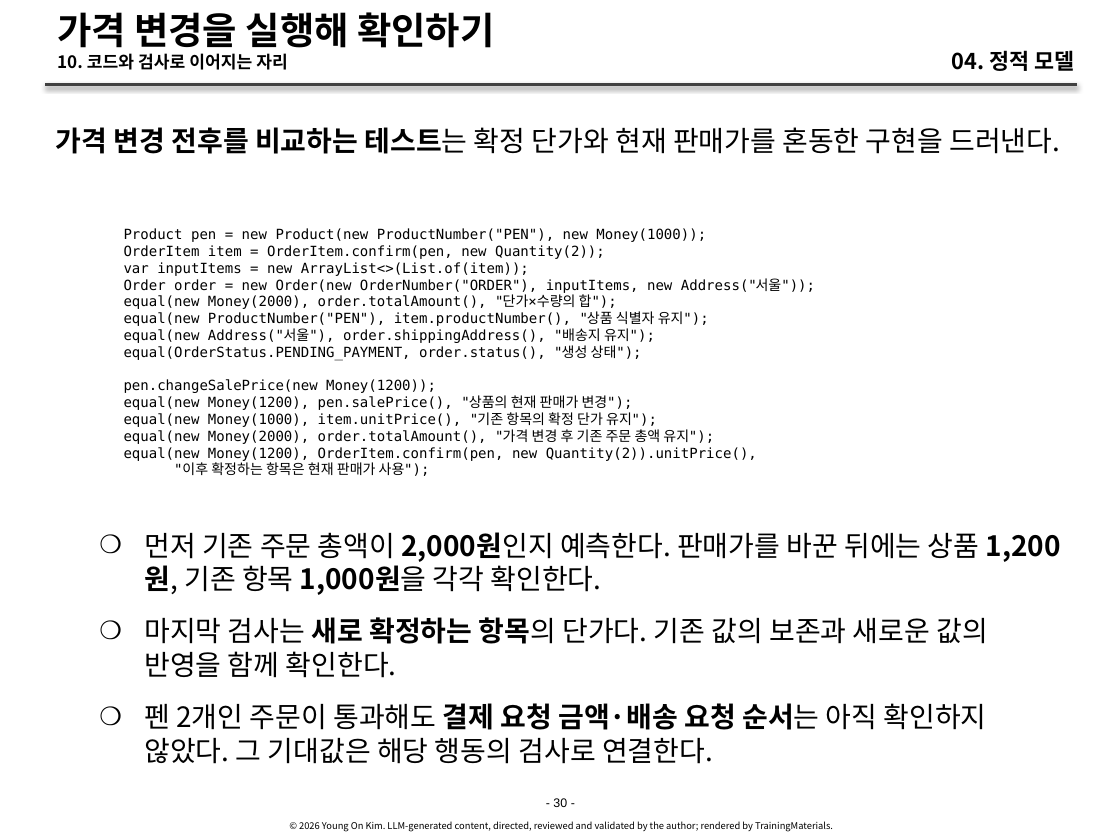
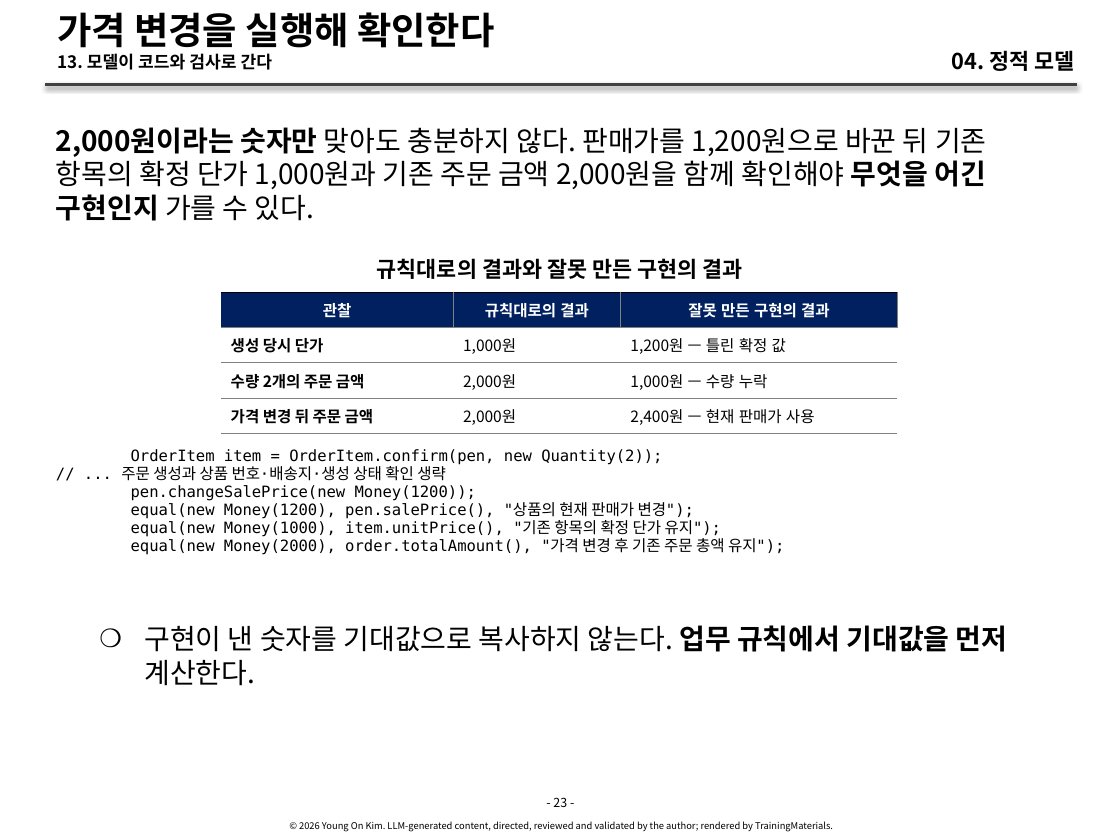
Before and after one commit to YoungSan77/TrainingMaterials, a slide deck: slide 23 of courses/ai-native/sessions/s04.pptx (slide 30 before the commit). Drawn at 1120x840 pixels with LibreOffice and Linux fonts; fonts in the diff are those of the drawing. Boxes give left, top, right and bottom in pixels: in the first picture for what was removed or moved away, otherwise in the second. Text is boxed around its words. In the diff, an @@ line names an element or a change of style, - is before the commit and + after.

```diff
--- a/courses/ai-native/sessions/s04.pptx
+++ b/courses/ai-native/sessions/s04.pptx
@@ title at <box>57,12,494,70</box>: text changed @@
-가격 변경을 실행해 확인하기
-10. 코드와 검사로 이어지는 자리
+가격 변경을 실행해 확인한다
+13. 모델이 코드와 검사로 간다
@@ text removed at <box>56,127,1060,154</box> @@
-가격 변경 전후를 비교하는 테스트는 확정 단가와 현재 판매가를 혼동한 구현을 드러낸다.
@@ text added at <box>56,127,987,221</box>, 18 pt, text #000000 @@
+2,000원이라는 숫자만 맞아도 충분하지 않다. 판매가를 1,200원으로 바꾼 뒤 기존 항목의 확정 단가 1,000원과 기존 주문 금액 2,000원을 함께 확인해야 무엇을 어긴 구현인지 가를 수 있다.
@@ text at <box>124,228,706,242</box>: paragraph removed @@
-Product pen = new Product(new ProductNumber("PEN"), new Money(1000));
@@ text added at <box>377,258,743,279</box>, 14 pt, text #000000, bold @@
+규칙대로의 결과와 잘못 만든 구현의 결과
@@ table added at <box>221,292,897,433</box>, 4 rows, 3 columns @@
+관찰 | 규칙대로의 결과 | 잘못 만든 구현의 결과
+생성 당시 단가 | 1,000원 | 1,200원 — 틀린 확정 값
+수량 2개의 주문 금액 | 2,000원 | 1,000원 — 수량 누락
+가격 변경 뒤 주문 금액 | 2,000원 | 2,400원 — 현재 판매가 사용
@@ text "OrderItem item = OrderItem.confirm(pen, new ...": place and size @@
-text "OrderItem item = OrderItem.confirm(pen, new ..." at <box>124,228,815,476</box>
+text "OrderItem item = OrderItem.confirm(pen, new ..." at <box>121,449,784,555</box>
@@ text at <box>124,447,757,476</box>: paragraphs removed @@
-equal(new Money(1200), OrderItem.confirm(pen, new Quantity(2)).unitPrice(),
-"이후 확정하는 항목은 현재 판매가 사용");
@@ text at <box>131,449,784,555</box>: size 9 to 10 pt; line spacing 10.8pt to 11.5pt @@
@@ text at <box>121,466,446,481</box>: text changed; size 9 to 10 pt @@
-var inputItems = new ArrayList<>(List.of(item));
-Order order = new Order(new OrderNumber("ORDER"), inputItems, new Address("서울"));
-equal(new Money(2000), order.totalAmount(), "단가×수량의 합");
-equal(new ProductNumber("PEN"), item.productNumber(), "상품 식별자 유지");
-equal(new Address("서울"), order.shippingAddress(), "배송지 유지");
-equal(OrderStatus.PENDING_PAYMENT, order.status(), "생성 상태");
+// ... 주문 생성과 상품 번호·배송지·생성 상태 확인 생략
@@ text removed at <box>144,532,1061,764</box> @@
-    ❍ 먼저 기존 주문 총액이 2,000원인지 예측한다. 판매가를 바꾼 뒤에는 상품 1,200원, 기존 항목 1,000원을 각각 확인한다.
-    ❍ 마지막 검사는 새로 확정하는 항목의 단가다. 기존 값의 보존과 새로운 값의 반영을 함께 확인한다.
-    ❍ 펜 2개인 주문이 통과해도 결제 요청 금액·배송 요청 순서는 아직 확인하지 않았다. 그 기대값은 해당 행동의 검사로 연결한다.
@@ text added at <box>144,625,1008,686</box>, 18 pt, text #000000 @@
+    ❍ 구현이 낸 숫자를 기대값으로 복사하지 않는다. 업무 규칙에서 기대값을 먼저 계산한다.
@@ text at <box>553,797,567,807</box>: text changed; font Arial to Noto Sans CJK KR @@
-- 30 -
+- 23 -
```
Also in this commit, not shown: 20 other slides changed, 9 slides added, 17 slides removed, 52 other files.
